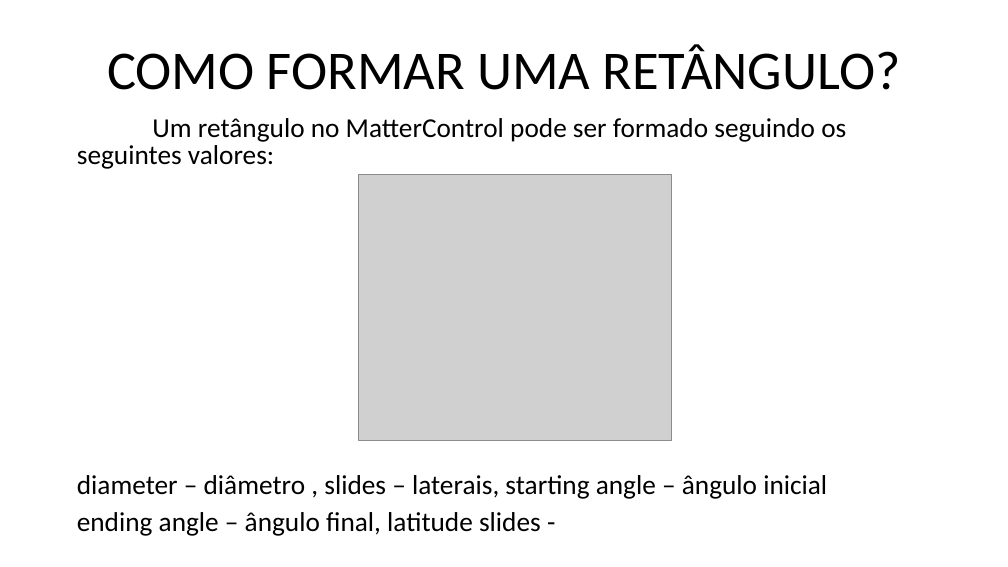
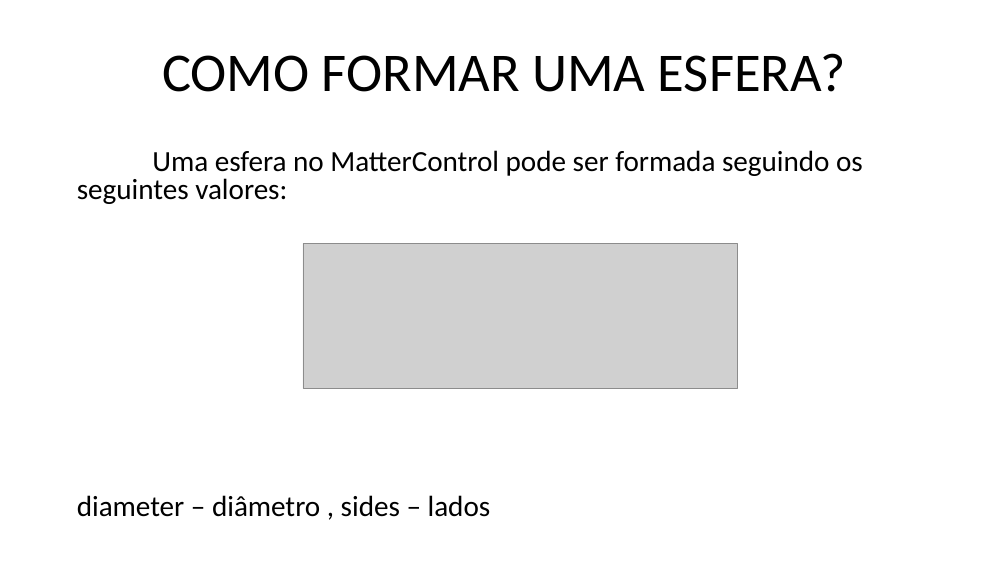
Before and after one commit to marcosdosea/ManualImpessora3D, a slide deck: slide 16 of Curso/Fundamentos de impressão 3D - Objetos.pptx. Drawn at 1008x567 pixels with LibreOffice and Linux fonts; fonts in the diff are those of the drawing; grey boxes stand for pictures. Boxes give left, top, right and bottom in pixels: in the first picture for what was removed or moved away, otherwise in the second. Text is boxed around its words. In the diff, an @@ line names an element or a change of style, - is before the commit and + after.

```diff
--- a/Curso/Fundamentos de impressão 3D - Objetos.pptx
+++ b/Curso/Fundamentos de impressão 3D - Objetos.pptx
@@ title at <box>162,53,845,92</box>: text changed @@
-COMO FORMAR UMA RETÂNGULO?
+COMO FORMAR UMA ESFERA?
@@ text at <box>77,150,863,517</box>: text changed; size 26 to 27.8 pt @@
-Um retângulo no MatterControl pode ser formado seguindo os seguintes valores:
-diameter – diâmetro , slides – laterais, starting angle – ângulo inicial
-ending angle – ângulo final, latitude slides -
+Uma esfera no MatterControl pode ser formada seguindo os seguintes valores:
+diameter – diâmetro , sides – lados
@@ picture removed at <box>358,175,671,440</box> @@
@@ picture added at <box>303,243,737,389</box> @@
```
Also in this commit, not shown: 2 other slides changed, 2 other files.
